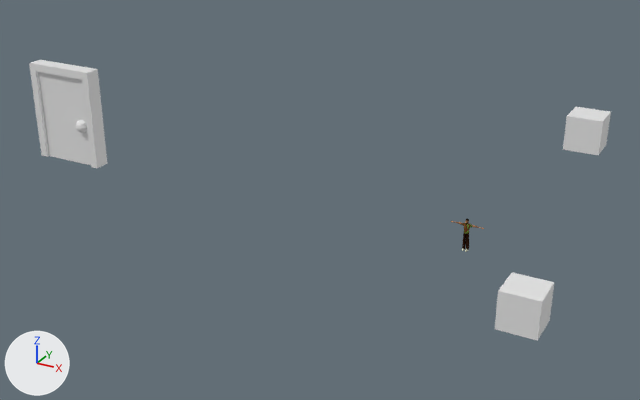
One commit to the Blender file saunastein/assets/blends/saunaguy.blend: the scene before it, then after it.
The view is the same before and after, from a 50 mm camera at (13.8, -41.4, 21.7) aimed at (-9.6, 1.1, 0.5). The lights are fixed; the arrows at lower left show +X, +Y and +Z. Objects named as collision shapes, trigger or cutter boxes, shadow casters or lower levels of detail are left out.

Objects in the first picture: 'cube.001', 'cube.002', 'door', 'frame'.
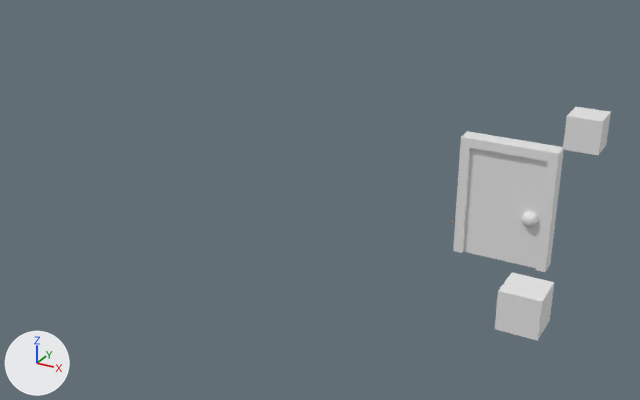
What differs and where, as boxes [x1, y1, x2, y2] in the pictures (640 x 400 px):
'door', moved: before [38, 72, 91, 165]; after [463, 148, 547, 268]
'door_root', now drawn: after [453, 131, 564, 272]
'frame', deleted: before [29, 60, 107, 168]

The change in detail:
Object 'frame' (ob_frame) is deleted.
Object 'door_root' (ob_door_root) now shows me_cube_005 instead of nothing.
Object 'door_root' (ob_door_root) moves from (-30.0, 0.0, 0.0) to (0.0, 0.0, 0.0).
